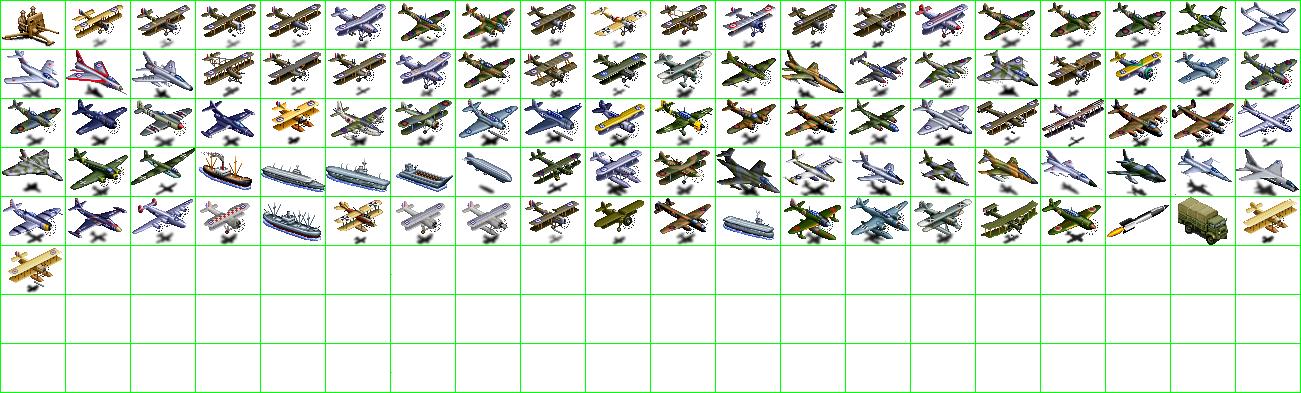
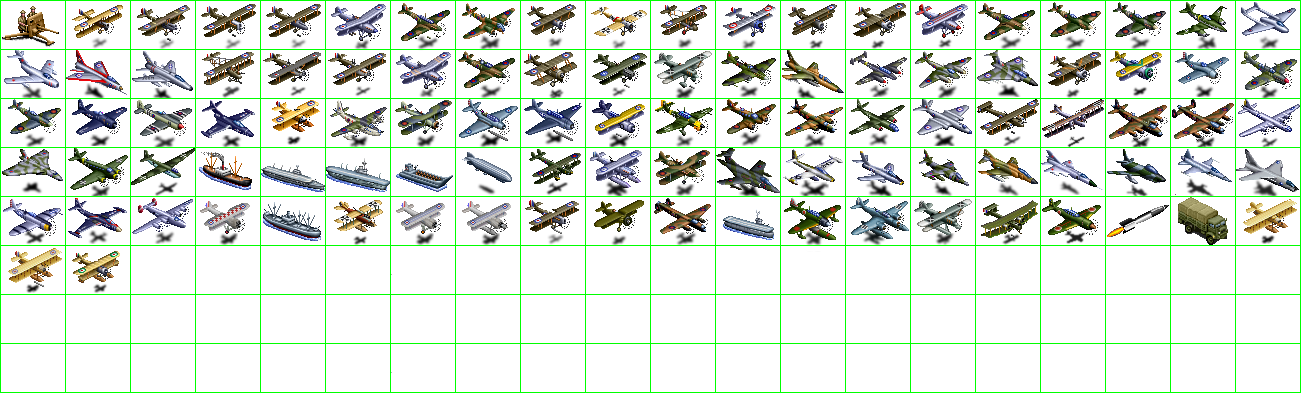
The second 1301×393 image is a revision of the first. Changes to its layers:
painted on "units" over left=72, top=251, right=120, bottom=294
